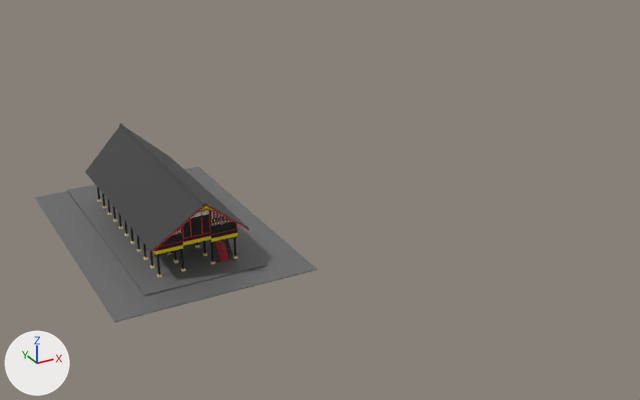
Renders of the FBX model FPRumahAdat.fbx from each side of a commit.
Rendered twice from a camera (50 mm lens) standing at (-44.1, -137.3, 67.9) and looking at (17.3, -25.7, 12.0). The axes (+X, +Y, +Z) are drawn at lower left. The lights are the same throughout. Where no turn or scale is listed for an object, it has been applied to the vertices. Vertices at the same position are counted once.
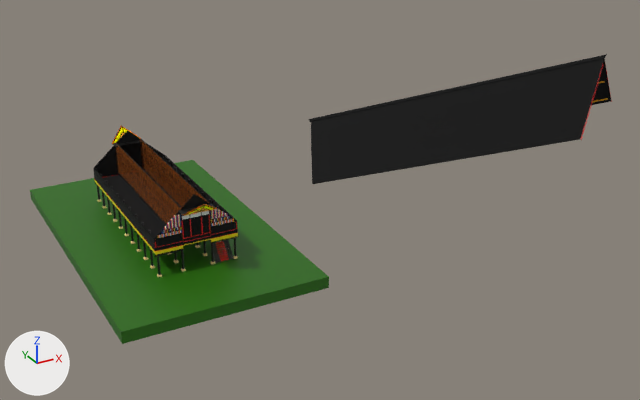
Pixel boxes (x1, y1, x2, y2) of what changed, in the pictures (640 x 400 px):
'Plane.001', surface changed, reshaped, moved, turned: before (85, 123, 250, 252); after (309, 54, 611, 184)
'Cube', reshaped, moved, turned, rescaled: before (35, 167, 317, 322); after (30, 160, 329, 344)
'Plane', surface changed: (93, 131, 238, 251) in both
'Plane.007', added (black): after (102, 169, 211, 244)
'Plane.014', surface changed: (94, 157, 228, 244) in both
'Plane.038', added: after (94, 155, 238, 251)
'Plane.008', moved, turned, rescaled: before (152, 207, 249, 252); after (581, 64, 612, 140)
'Plane.034', added: after (118, 168, 211, 245)
'Plane.017', surface changed: (116, 139, 209, 208) in both
'Plane.015', surface changed: (167, 224, 225, 244) in both
'Plane.016', surface changed: (168, 224, 224, 244) in both
'Plane.018', unchanged, uncovered by the edit: before (182, 210, 211, 242); after (116, 139, 211, 242)

Diff of the bpy script that builds the scene:
```diff
--- a/FPRumahAdat.fbx.py
+++ b/FPRumahAdat.fbx.py
@@ mat_material_005 @@
 mat_material_005.base_color = (0.0, 0.0, 0.0)  # black #000000
+mat_material_005.roughness = 1.0
@@ me_plane_041 @@
 # used by ob_plane_001; location = (0.0, 0.0, -0.5); rotation_euler = (1.571, 0.0, 0.0), in degrees (90, 0, 0); scale = (1.04, 1.04, 1.04)
-me_plane_041.from_pydata(...)  # 102 vertices, 110 faces; spans x -8.0..8.0, y 6.2..13.4, z -20.6..20.6
+me_plane_041.from_pydata(...)  # 486 vertices, 314 faces; spans x -8.0..8.0, y 6.2..13.4, z -20.6..20.6
+# me_plane_041 part 2: 110 faces spanning x -8.0..8.0, y 6.2..13.4, z -20.6..20.6 switch from mat_material_002 (black #3b3b3b) to mat_material_005 (black #000000)
+me_plane_041.materials.append(mat_material_011)  # orange #e7a100
@@ me_cube_002 @@
 # used by ob_cube; location = (0.0, 0.0, 0.1); scale = (16.7, 25.8, 0.208)
-me_cube_002.from_pydata(...)  # 28 vertices, 25 faces; spans x -1.0..1.0, y -1.0..1.0, z -1.0..1.0
-me_cube_002.materials.append(mat_material_008)  # dark grey #6b6b6b
+me_cube_002.from_pydata(...)  # 8 vertices, 6 faces; spans x -1.0..1.0, y -1.0..1.0, z -1.0..1.0
+# me_cube_002 part 1
+# 24 vertices are removed from x -1.0..1.0, y -1.0..1.0, z -1.0..1.0
+# 25 faces are deleted
+# 4 vertices are added at (-1.0, -1.0, 1.0), (-1.0, 1.0, 1.0), (1.0, -1.0, 1.0), (1.0, 1.0, 1.0)
+# 6 new faces join them
+me_cube_002.materials.append(mat_material_016)  # dark green #266b00
@@ ob_plane_008 @@
 ob_plane_008 = bpy.data.objects.new('Plane.008', me_plane_046)
-ob_plane_008.location = (-0.00961, 0.0169, 0.00424)
-ob_plane_008.rotation_euler = (1.563, 0.0258, -0.301)  # degrees (90, 1.5, -17)
-ob_plane_008.scale = (0.0928, 0.0928, 0.0928)
+ob_plane_008.parent = ob_plane_001
+ob_plane_008.location = (0.0, 0.46, 0.0)
+ob_plane_008.rotation_euler = (0.0, -0.301, -0.027)  # degrees (0, -17, -1.5)
+ob_plane_008.scale = (0.0888, 0.0888, 0.0888)
@@ ob_cylinder @@
-ob_cylinder = bpy.data.objects.new('Cylinder', me_cylinder_001)
@@ ob_plane_001 @@
 ob_plane_001 = bpy.data.objects.new('Plane.001', me_plane_041)
-ob_plane_001.location = (0.0, 0.0, -0.5)
-ob_plane_001.rotation_euler = (1.571, 0.0, 0.0)  # degrees (90, 0, 0)
+ob_plane_001.location = (26.8, -50.3, 21.1)
+ob_plane_001.rotation_euler = (1.226, 0.0, 0.568)  # degrees (70, 0, 33)
 ob_plane_001.scale = (1.04, 1.04, 1.04)
@@ ob_cube @@
 ob_cube = bpy.data.objects.new('Cube', me_cube_002)
-ob_cube.location = (0.0, 0.0, 0.1)
-ob_cube.scale = (16.7, 25.8, 0.208)
+ob_cube.location = (0.0, 0.0, -0.7)
+ob_cube.rotation_euler = (0.0, 3.142, 0.0)  # degrees (0, 180, 0)
+ob_cube.scale = (-16.9, -29.4, -1.0)
@@ ob_plane_007 @@
+ob_plane_007 = bpy.data.objects.new('Plane.007', me_plane_045_1)  # 32 vertices, 24 faces; spans x -7.0..7.0, y -16.6..17.5, z 4.9..5.9; in mat_material_005 (black #000000)
+ob_plane_007.location = (0.0, 0.0, -0.5)
@@ ob_plane_038 @@
+ob_plane_038 = bpy.data.objects.new('Plane.038', me_plane_075)  # 7184 vertices, 6214 faces; spans x -7.0..7.0, y -16.6..17.5, z 5.4..7.5; in mat_material_005 (black #000000)
+ob_plane_038.location = (0.0, 0.0, -0.5)
@@ ob_plane_034 @@
+ob_plane_034 = bpy.data.objects.new('Plane.034', me_plane_072_1)  # 32 vertices, 28 faces; spans x -2.4..2.4, y -16.6..17.5, z 5.4..5.9; in mat_material_005 (black #000000)
+ob_plane_034.location = (0.0, 0.0, -0.5)
```
